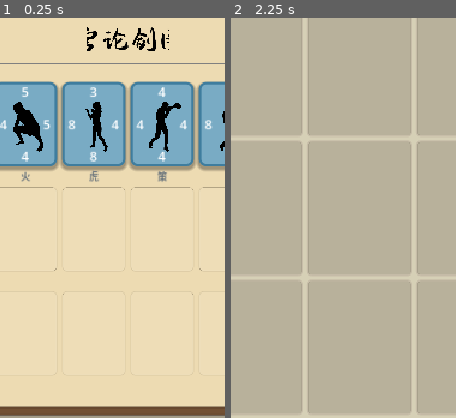
Above: before the commit, frames 1-2 (left to right).
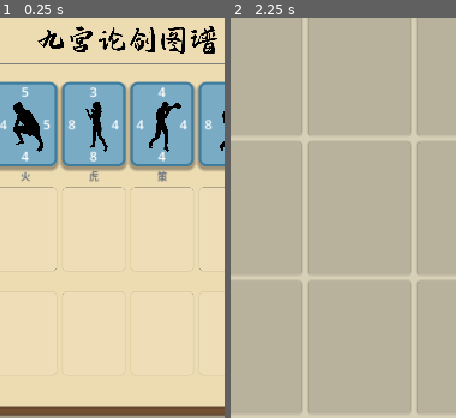
Above: after the commit, the same moments.

Repository: YLMstring/WuXiaCard
Game: Godot game, scene res://main.tscn
The game is run twice, just before and just after one commit, with the same random seed, the same clock (stepped at 60 frames per second) and the same inputs.
Inputs (mouse positions are % of the whole screen's width and height, from its top left):
- Up to frame 1 (0.25 s): no input
- Up to frame 2 (2.25 s): click (8, 51) at 0.5 s; click (8, 51) at 1.25 s; click (92, 51) at 2 s
The pictures show only the part of the screen within x 22-72%, y 28-78%; the shares and areas given below are measured in that part.

The runs differ from the first frame. In frame 1, 1.9% of the frame differs, in the area x 16-97%, y 2-9%; in frame 2, nothing differs.

Commit message:
Update deck_library_grid.tscn

Diff:
--- a/scenes/deck_library_grid.tscn
+++ b/scenes/deck_library_grid.tscn
@@ -5,7 +5,7 @@
 
 [sub_resource type="AtlasTexture" id="AtlasTexture_library_title"]
 atlas = ExtResource("2_library_title")
-region = Rect2(438, 21, 460, 172)
+region = Rect2(202, 25, 959, 161)
 
 [node name="DeckLibraryGrid" type="Control"]
 custom_minimum_size = Vector2(300, 420)
